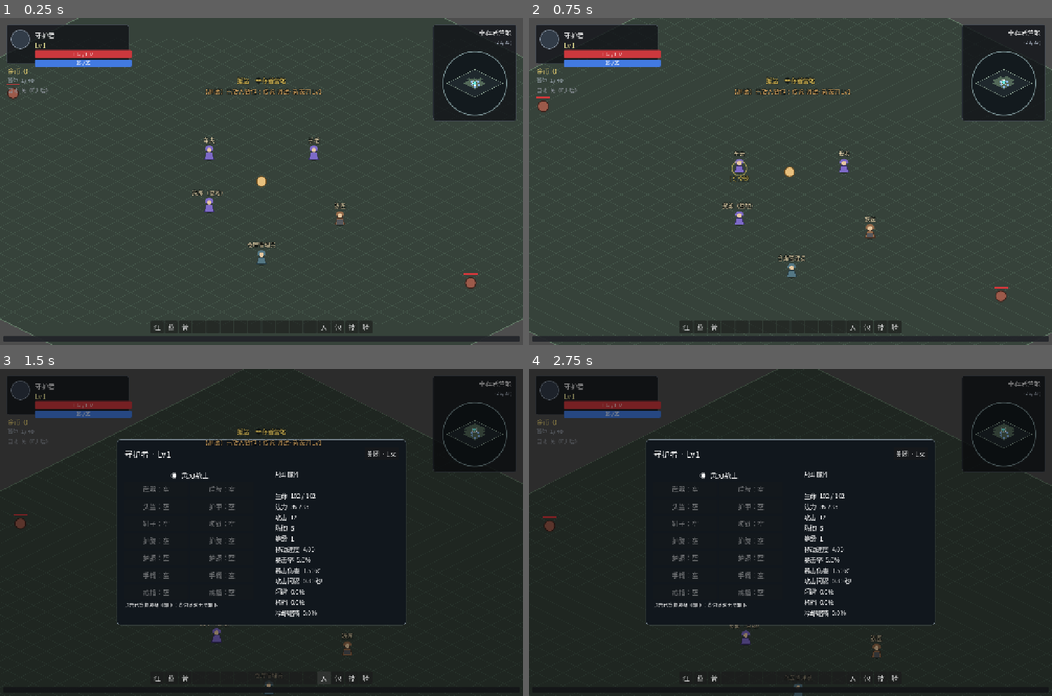
Above: before the commit, frames 1-4 (two rows, left to right).
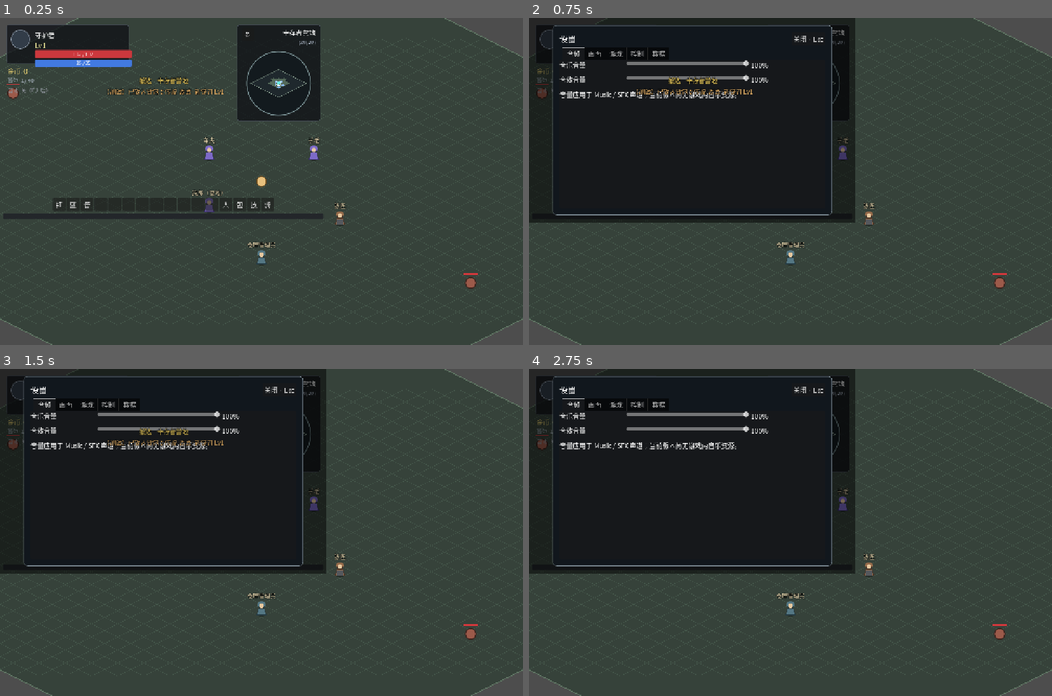
Above: after the commit, the same moments.

Repository: fengcms/DegenerateAge
Game: Godot game, scene res://scenes/Main.tscn
Same seed, same stepped clock (60 frames per second), same inputs: the game is played once before the commit and once after it.
Inputs (mouse positions are in pixels of both pictures, inside the frame that each line leads up to):
- Up to frame 1 (0.25 s): no input
- Up to frame 2 (0.75 s): click (774, 34) at 0.5 s, where only the run after the commit has a clickable "⚙"
- Up to frame 3 (1.5 s): click "人" at 1.25 s
- Up to frame 4 (2.75 s): click "包" at 2 s

The runs differ from the first frame. In frame 1, 12% of the frame differs, in the area x 0-100%, y 2-99%; in frame 2, 43%; in frame 3, 61%, in the area x 0-100%, y 0-100%; in frame 4, 61%.

Commit message:
feat(settings): 完成设置面板与键位音量缩放持久化

Diff:
--- a/autoload/game_state.gd
+++ b/autoload/game_state.gd
@@ -5,7 +5,7 @@
 ## （数值来源：docs/产品文档/04 角色成长系统 4.4 初始值）。
 ## 不持久化运行时节点对象——存档由 SaveManager 负责序列化这里的数据。
 
-const SCHEMA_VERSION := 4
+const SCHEMA_VERSION := 5
 
 ## 背包格数（5.8：40 格）与金币上限（6.2：999,999,999）。
 const INVENTORY_SIZE := 40
@@ -97,6 +97,14 @@
 		"masterVolume": 1.0,
 		"sfxVolume": 1.0,
 		"uiScale": 1.0,
+		"musicVolume": 1.0,
+		"screenShake": true,
+		"strongFlash": true,
+		"textScale": 1.0,
+		"fullscreen": false,
+		"resolution": "auto",
+		"qualityFilter": "all",
+		"keyBindings": {},
 	}
 
 ## 重置为初始状态（新建角色 / 初始化时调用）。
@@ -121,6 +129,7 @@
 	Consumable.reset()              # M2.5：药水冷却为运行态，重开 / 读档清零（不落档）
 	clear_save_pos()
 	settings = default_settings()
+	SettingsRuntime.apply_all()
 
 ## 经验升级所需（4.4 公式：round(100 × L^1.6)）。
 func xp_to_next(level: int) -> int:
--- a/autoload/save_manager.gd
+++ b/autoload/save_manager.gd
@@ -15,7 +15,7 @@
 const LAST_SLOT_FILE := SAVE_DIR + "last_slot.json"
 
 const MAX_SLOTS := 3
-const CURRENT_SCHEMA := 4
+const CURRENT_SCHEMA := 5
 
 ## 自动存间隔（10.3：常规每 120 秒）与事件存去抖（合并短时间内的多次变更，避免频繁写盘）。
 const AUTOSAVE_INTERVAL := 120.0
@@ -199,6 +199,7 @@
 	EventBus.quest_rewarded.connect(func(_q: String) -> void: request_autosave())
 	EventBus.warehouse_changed.connect(func() -> void: request_autosave())
 	EventBus.mount_changed.connect(func() -> void: request_autosave())
+	EventBus.settings_changed.connect(func() -> void: request_autosave())
 
 # ---- 读取与迁移 ----
 
@@ -344,6 +345,7 @@
 		GameState.unlocks = {}
 	if data.get("settings", null) is Dictionary:
 		GameState.settings = _migrate_settings(data["settings"] as Dictionary)
+		SettingsRuntime.apply_all()
 
 	# 坐标：交给 Game._ready 消费（10.3 当前地图与坐标）
 	var pp = data.get("playerPos", null)
@@ -607,8 +609,15 @@
 			return false
 	for key in GameState.default_settings():
 		var value: Variant = data.settings.get(key)
-		if GameState.default_settings()[key] is bool:
+		var default_value: Variant = GameState.default_settings()[key]
+		if default_value is bool:
 			if not value is bool:
+				return false
+		elif default_value is Dictionary:
+			if not value is Dictionary or not SettingsRuntime.valid_bindings(value):
+				return false
+		elif default_value is String:
+			if not value is String or not SettingsRuntime.valid_choice(key, value):
 				return false
 		elif not _number(value) or float(value) < 0:
 			return false
--- a/scenes/Main.tscn
+++ b/scenes/Main.tscn
@@ -16,6 +16,7 @@
 [ext_resource type="PackedScene" path="res://scenes/ui/MountPanel.tscn" id="13_mount"]
 [ext_resource type="PackedScene" path="res://scenes/ui/CharacterPanel.tscn" id="14_character"]
 [ext_resource type="PackedScene" path="res://scenes/ui/SkillPanel.tscn" id="15_skill"]
+[ext_resource type="PackedScene" path="res://scenes/ui/SettingsPanel.tscn" id="16_settings"]
 
 [node name="Main" type="Node2D"]
 script = ExtResource("1_main")
@@ -50,6 +51,8 @@
 
 [node name="SkillPanel" parent="UI" instance=ExtResource("15_skill")]
 
+[node name="SettingsPanel" parent="UI" instance=ExtResource("16_settings")]
+
 [node name="DragLayer" type="Control" parent="UI" groups=["drag_ghost_layer"]]
 anchors_preset = 15
 anchor_right = 1.0
--- a/scenes/ui/Hud.tscn
+++ b/scenes/ui/Hud.tscn
@@ -301,6 +301,15 @@
 minimap = true
 tooltip_text = "点击打开大地图 · M"
 
+[node name="SettingsButton" type="Button" parent="MapPanel"]
+layout_mode = 0
+offset_left = 12.0
+offset_top = 8.0
+offset_right = 42.0
+offset_bottom = 36.0
+text = "⚙"
+tooltip_text = "打开设置"
+
 [node name="QuestTracker" type="PanelContainer" parent="."]
 unique_name_in_owner = true
 layout_mode = 1
@@ -340,7 +349,6 @@
 
 [node name="Hotbar" type="HBoxContainer" parent="."]
 unique_name_in_owner = true
-z_index = 100
 layout_mode = 1
 anchors_preset = 7
 anchor_left = 0.5
--- /dev/null
+++ b/scenes/ui/SettingsPanel.tscn
@@ -0,0 +1,12 @@
+[gd_scene load_steps=2 format=3]
+
+[ext_resource type="Script" path="res://scripts/ui/settings_panel.gd" id="1_settings"]
+
+[node name="SettingsPanel" type="Control"]
+anchors_preset = 15
+anchor_right = 1.0
+anchor_bottom = 1.0
+grow_horizontal = 2
+grow_vertical = 2
+visible = false
+script = ExtResource("1_settings")
--- a/scripts/main.gd
+++ b/scripts/main.gd
@@ -2,6 +2,8 @@
 ## 启动引导：校验数据配置。世界由子场景 Game 承载，HUD 由 UI/Hud 承载（M1 起）。
 
 func _ready() -> void:
+	SettingsRuntime.apply_all.call_deferred()
+	get_viewport().size_changed.connect(_on_viewport_size_changed)
 	print("========================================")
 	print("[Main] 《末法纪元：最后的守护者》启动")
 
@@ -12,3 +14,6 @@
 		push_warning("[Main] 配置校验存在问题（%d 项）:\n%s" % [report.size(), "\n".join(PackedStringArray(report))])
 
 	print("========================================")
+
+func _on_viewport_size_changed() -> void:
+	SettingsRuntime._apply_ui_scale()
--- /dev/null
+++ b/scripts/systems/settings_runtime.gd
@@ -0,0 +1,136 @@
+class_name SettingsRuntime
+extends RefCounted
+## 设置统一应用层。改键只存物理键码，旧档迁移后沿用项目默认绑定。
+
+const ACTIONS := ["move_up", "move_down", "move_left", "move_right", "attack", "target_next",
+	"auto_battle", "auto_pickup", "interact", "pause", "panel_inventory", "panel_character",
+	"panel_map", "panel_skill", "panel_mount", "hotbar_1", "hotbar_2", "hotbar_3",
+	"hotbar_4", "hotbar_5", "hotbar_6", "hotbar_7", "hotbar_8", "hotbar_9",
+	"hotbar_10", "hotbar_11", "hotbar_12"]
+
+static func valid_bindings(value: Dictionary) -> bool:
+	var used := {}
+	for action in value:
+		if not ACTIONS.has(String(action)):
+			return false
+		var code: Variant = value[action]
+		if not (code is int or code is float) or float(code) != floor(float(code)) or int(code) <= 0:
+			return false
+		if used.has(int(code)):
+			return false
+		used[int(code)] = true
+	return true
+
+static func valid_choice(key: String, value: String) -> bool:
+	if key == "qualityFilter":
+		return ["all", "rare", "epic", "legendary"].has(value)
+	if key == "resolution":
+		return ["auto", "1280x800", "1440x900", "1600x900"].has(value)
+	return false
+
+static func default_key(action: String) -> int:
+	var raw: Variant = ProjectSettings.get_setting("input/" + action, {})
+	if raw is Dictionary:
+		for event in raw.get("events", []):
+			if event is InputEventKey:
+				return int((event as InputEventKey).physical_keycode)
+	return 0
+
+static func key_for(action: String) -> int:
+	var bindings: Dictionary = GameState.settings.get("keyBindings", {})
+	return int(bindings.get(action, default_key(action)))
+
+static func action_for_key(code: int, except_action: String = "") -> String:
+	for action in ACTIONS:
+		if action != except_action and key_for(action) == code:
+			return action
+	return ""
+
+static func set_binding(action: String, code: int) -> bool:
+	if not ACTIONS.has(action) or code <= 0:
+		return false
+	var conflict := action_for_key(code, action)
+	var bindings: Dictionary = GameState.settings.get("keyBindings", {}).duplicate()
+	if not conflict.is_empty():
+		bindings[conflict] = key_for(action)
+	bindings[action] = code
+	GameState.settings["keyBindings"] = bindings
+	apply_all()
+	EventBus.settings_changed.emit()
+	return true
+
+static func apply_all() -> void:
+	InputMap.load_from_project_settings()
+	var bindings: Dictionary = GameState.settings.get("keyBindings", {})
+	for action in bindings:
+		if not ACTIONS.has(String(action)):
+			continue
+		InputMap.action_erase_events(String(action))
+		var event := InputEventKey.new()
+		event.physical_keycode = int(bindings[action])
+		InputMap.action_add_event(String(action), event)
+	_apply_audio()
+	_apply_ui_scale()
+	_apply_text_scale()
+	_apply_window()
+
+static func _apply_audio() -> void:
+	AudioServer.set_bus_volume_linear(AudioServer.get_bus_index("Master"), clampf(float(GameState.settings.get("masterVolume", 1.0)), 0.0, 1.0))
+	for name in ["Music", "SFX"]:
+		if AudioServer.get_bus_index(name) < 0:
+			AudioServer.add_bus()
+			AudioServer.set_bus_name(AudioServer.bus_count - 1, name)
+			AudioServer.set_bus_send(AudioServer.bus_count - 1, "Master")
+	AudioServer.set_bus_volume_linear(AudioServer.get_bus_index("Music"), clampf(float(GameState.settings.get("musicVolume", 1.0)), 0.0, 1.0))
+	AudioServer.set_bus_volume_linear(AudioServer.get_bus_index("SFX"), clampf(float(GameState.settings.get("sfxVolume", 1.0)), 0.0, 1.0))
+
+static func _apply_ui_scale() -> void:
+	var main := Engine.get_main_loop() as SceneTree
+	if main == null:
+		return
+	var scene := main.current_scene
+	if scene == null:
+		return
+	var ui := scene.get_node_or_null("UI") as CanvasLayer
+	if ui == null:
+		return
+	var scale_value := clampf(float(GameState.settings.get("uiScale", 1.0)), 0.8, 1.5)
+	# 缩小 UI 的逻辑根尺寸后再绘制放大，右上/下方锚点仍留在屏幕内。
+	var logical_size := Vector2(main.root.size) / scale_value
+	for child in ui.get_children():
+		if child is Control:
+			var control := child as Control
+			control.set_anchors_preset(Control.PRESET_TOP_LEFT)
+			control.position = Vector2.ZERO
+			control.size = logical_size
+	ui.transform = Transform2D(Vector2(scale_value, 0), Vector2(0, scale_value), Vector2.ZERO)
+
+static func _apply_text_scale() -> void:
+	var tree := Engine.get_main_loop() as SceneTree
+	if tree == null or tree.current_scene == null:
+		return
+	var ui := tree.current_scene.get_node_or_null("UI")
+	if ui == null:
+		return
+	_text_scale_node(ui, clampf(float(GameState.settings.get("textScale", 1.0)), 0.8, 1.5))
+
+static func _text_scale_node(node: Node, factor: float) -> void:
+	if node is Label or node is Button or node is LineEdit or node is OptionButton:
+		var control := node as Control
+		if not control.has_meta("base_font_size"):
+			control.set_meta("base_font_size", control.get_theme_font_size("font_size"))
+		control.add_theme_font_size_override("font_size", maxi(9, roundi(int(control.get_meta("base_font_size")) * factor)))
+	for child in node.get_children():
+		_text_scale_node(child, factor)
+
+static func _apply_window() -> void:
+	var tree := Engine.get_main_loop() as SceneTree
+	if tree == null or OS.has_feature("headless"):
+		return
+	var window := tree.root
+	window.mode = Window.MODE_FULLSCREEN if bool(GameState.settings.get("fullscreen", false)) else Window.MODE_WINDOWED
+	if window.mode == Window.MODE_WINDOWED:
+		match String(GameState.settings.get("resolution", "auto")):
+			"1280x800": window.size = Vector2i(1280, 800)
+			"1440x900": window.size = Vector2i(1440, 900)
+			"1600x900": window.size = Vector2i(1600, 900)
--- a/scripts/ui/hud.gd
+++ b/scripts/ui/hud.gd
@@ -55,6 +55,7 @@
 	EventBus.quest_rewarded.connect(_on_quest_changed)
 	EventBus.quest_progressed.connect(_on_quest_progressed)
 	_build_hotbar()
+	$MapPanel/SettingsButton.pressed.connect(func() -> void: get_node("../SettingsPanel").set_open(true))
 	_refresh_all()
 	_auto_battle = GameState.auto_battle_on
 	_auto_pickup = GameState.auto_pickup_on
@@ -284,6 +285,9 @@
 		_hotbar_buttons[i].text = name.substr(0, 1) if id != "" else ""
 		_hotbar_buttons[i].tooltip_text = "%s · 快捷格 %d" % [name, i + 1]
 
+func set_hotbar_drop_mode(active: bool) -> void:
+	_hotbar.z_index = 100 if active else 0
+
 func _on_skill_dropped(index: int, skill_id: String) -> void:
 	if index < 0 or index >= 12 or skill_id != "basic_slash":
 		return
--- a/scripts/ui/inventory_panel_tooltip.gd
+++ b/scripts/ui/inventory_panel_tooltip.gd
@@ -3,11 +3,5 @@
 
 static func describe(item: Dictionary) -> String:
 	var lines: Array[String] = [ItemUtil.display_name(item)]
-	if item.has("baseAttrs"):
-		for key in item.baseAttrs:
-			lines.append("%s +%s" % [str(key), str(item.baseAttrs[key])])
-	if item.has("affixes"):
-		for affix in item.affixes:
-			if affix is Dictionary:
-				lines.append("%s +%s" % [str(affix.get("key", "词条")), str(affix.get("value", 0))])
-	return "\n".join(lines)
+	lines.append_array(ItemUtil.attr_lines(item))
+	return "\n".join(PackedStringArray(lines))
--- /dev/null
+++ b/scripts/ui/settings_panel.gd
@@ -0,0 +1,281 @@
+extends Control
+## M4-6 设置：即时预览，写入当前存档；冲突键位经确认后交换。
+
+const ACTION_NAMES := {
+	"move_up": "向上移动", "move_down": "向下移动", "move_left": "向左移动", "move_right": "向右移动",
+	"attack": "普通攻击", "target_next": "切换目标", "auto_battle": "自动战斗", "auto_pickup": "自动拾取",
+	"interact": "交互", "pause": "关闭 / 存档", "panel_inventory": "背包", "panel_character": "人物",
+	"panel_map": "地图", "panel_skill": "技能", "panel_mount": "坐骑",
+}
+
+var _key_list: VBoxContainer
+var _capture_action := ""
+var _capture_label: Label
+var _conflict: ConfirmationDialog
+var _pending_action := ""
+var _pending_code := 0
+
+func _ready() -> void:
+	set_anchors_preset(Control.PRESET_FULL_RECT)
+	mouse_filter = Control.MOUSE_FILTER_STOP
+	_build()
+	visible = false
+	EventBus.panel_opened.connect(_on_panel_opened)
+
+func _unhandled_input(event: InputEvent) -> void:
+	if visible and event.is_action_pressed("pause"):
+		set_open(false)
+		get_viewport().set_input_as_handled()
+
+func _input(event: InputEvent) -> void:
+	if _capture_action.is_empty() or not event is InputEventKey or not event.pressed or event.echo:
+		return
+	get_viewport().set_input_as_handled()
+	var key := event as InputEventKey
+	if key.physical_keycode == KEY_ESCAPE:
+		_capture_action = ""
+		_capture_label.text = "已取消改键"
+		return
+	if key.physical_keycode <= 0 or key.ctrl_pressed or key.alt_pressed or key.meta_pressed or key.shift_pressed:
+		_capture_label.text = "请按单个普通按键；Esc 取消"
+		return
+	var action := _capture_action
+	_capture_action = ""
+	var conflict := SettingsRuntime.action_for_key(key.physical_keycode, action)
+	if not conflict.is_empty():
+		_pending_action = action
+		_pending_code = key.physical_keycode
+		_conflict.dialog_text = "%s 已用于「%s」。是否交换两个功能的按键？" % [OS.get_keycode_string(key.physical_keycode), _action_name(conflict)]
+		_conflict.popup_centered()
+		_capture_label.text = "等待确认键位交换"
+	else:
+		SettingsRuntime.set_binding(action, key.physical_keycode)
+		_capture_label.text = "已设置「%s」" % _action_name(action)
+		_refresh_keys()
+
+func set_open(open: bool) -> void:
+	visible = open
+	GameState.set_panel_open("settings", open)
+	if open:
+		_refresh_keys()
+		EventBus.panel_opened.emit("settings")
+	else:
+		_capture_action = ""
+
+func _on_panel_opened(panel_id: String) -> void:
+	if panel_id != "settings" and visible:
+		set_open(false)
+
+func _build() -> void:
+	var dim := ColorRect.new()
+	dim.set_anchors_preset(Control.PRESET_FULL_RECT)
+	dim.color = Color(0, 0, 0, 0.5)
+	dim.mouse_filter = Control.MOUSE_FILTER_STOP
+	add_child(dim)
+	var center := CenterContainer.new()
+	center.set_anchors_preset(Control.PRESET_FULL_RECT)
+	center.mouse_filter = Control.MOUSE_FILTER_IGNORE
+	add_child(center)
+	var panel := PanelContainer.new()
+	var style := StyleBoxFlat.new()
+	style.bg_color = Color("11171d")
+	style.border_color = Color("74818a")
+	style.set_border_width_all(1)
+	style.set_corner_radius_all(8)
+	panel.add_theme_stylebox_override("panel", style)
+	center.add_child(panel)
+	var margin := MarginContainer.new()
+	for side in ["left", "right", "top", "bottom"]:
+		margin.add_theme_constant_override("margin_" + side, 16)
+	panel.add_child(margin)
+	var root := VBoxContainer.new()
+	root.custom_minimum_size = Vector2(650, 430)
+	margin.add_child(root)
+	var head := HBoxContainer.new()
+	root.add_child(head)
+	var title := Label.new()
+	title.text = "设置"
+	title.add_theme_font_size_override("font_size", 20)
+	title.size_flags_horizontal = Control.SIZE_EXPAND_FILL
+	head.add_child(title)
+	var close := Button.new()
+	close.text = "关闭 · Esc"
+	close.pressed.connect(func() -> void: set_open(false))
+	head.add_child(close)
+	var tabs := TabContainer.new()
+	tabs.size_flags_vertical = Control.SIZE_EXPAND_FILL
+	root.add_child(tabs)
+	_build_audio(tabs)
+	_build_visual(tabs)
+	_build_game(tabs)
+	_build_controls(tabs)
+	_build_data(tabs)
+	_conflict = ConfirmationDialog.new()
+	_conflict.title = "按键冲突"
+	_conflict.confirmed.connect(_confirm_swap)
+	add_child(_conflict)
+
+func _tab(tabs: TabContainer, title: String) -> VBoxContainer:
+	var box := VBoxContainer.new()
+	box.name = title
+	box.add_theme_constant_override("separation", 12)
+	tabs.add_child(box)
+	return box
+
+func _slider(box: VBoxContainer, label: String, field: String, minimum: float, maximum: float, step: float) -> void:
+	var row := HBoxContainer.new()
+	box.add_child(row)
+	var caption := Label.new()
+	caption.text = label
+	caption.custom_minimum_size.x = 160
+	row.add_child(caption)
+	var slider := HSlider.new()
+	slider.custom_minimum_size.x = 300
+	slider.min_value = minimum
+	slider.max_value = maximum
+	slider.step = step
+	slider.value = float(GameState.settings.get(field, minimum))
+	row.add_child(slider)
+	var value := Label.new()
+	value.text = "%.0f%%" % (slider.value * 100.0) if maximum <= 1.0 else str(slider.value)
+	row.add_child(value)
+	slider.value_changed.connect(func(v: float) -> void:
+		GameState.settings[field] = v
+		value.text = "%.0f%%" % (v * 100.0) if maximum <= 1.0 else str(v)
+		_changed())
+
+func _checkbox(box: VBoxContainer, label: String, field: String) -> void:
+	var check := CheckBox.new()
+	check.text = label
+	check.button_pressed = bool(GameState.settings.get(field, false))
+	check.toggled.connect(func(v: bool) -> void:
+		GameState.settings[field] = v
+		_changed())
+	box.add_child(check)
+
+func _build_audio(tabs: TabContainer) -> void:
+	var box := _tab(tabs, "音频")
+	_slider(box, "音乐音量", "musicVolume", 0.0, 1.0, 0.05)
+	_slider(box, "音效音量", "sfxVolume", 0.0, 1.0, 0.05)
+	var hint := Label.new()
+	hint.text = "音量应用于 Music / SFX 声道；当前版本尚无游戏内音乐资源。"
+	box.add_child(hint)
+
+func _build_visual(tabs: TabContainer) -> void:
+	var box := _tab(tabs, "画面")
+	var row := HBoxContainer.new()
+	box.add_child(row)
+	var label := Label.new()
+	label.text = "UI 缩放"
+	label.custom_minimum_size.x = 160
+	row.add_child(label)
+	var scale := OptionButton.new()
+	for pct in [80, 100, 120, 150]:
+		scale.add_item("%d%%" % pct, pct)
+		if is_equal_approx(float(GameState.settings.get("uiScale", 1.0)), float(pct) / 100.0):
+			scale.select(scale.item_count - 1)
+	scale.item_selected.connect(func(index: int) -> void:
+		GameState.settings["uiScale"] = float(scale.get_item_id(index)) / 100.0
+		_changed())
+	row.add_child(scale)
+	_slider(box, "文字缩放", "textScale", 0.8, 1.5, 0.1)
+	_checkbox(box, "全屏显示", "fullscreen")
+	var resolution := OptionButton.new()
+	for entry in [{"id": "auto", "label": "自由窗口大小"}, {"id": "1280x800", "label": "1280×800"},
+		{"id": "1440x900", "label": "1440×900"}, {"id": "1600x900", "label": "1600×900"}]:
+		resolution.add_item(String(entry.label))
+		resolution.set_item_metadata(resolution.item_count - 1, String(entry.id))
+		if String(GameState.settings.get("resolution", "auto")) == String(entry.id):
+			resolution.select(resolution.item_count - 1)
+	resolution.item_selected.connect(func(index: int) -> void:
+		GameState.settings["resolution"] = resolution.get_item_metadata(index)
+		_changed())
+	box.add_child(resolution)
+	_checkbox(box, "屏幕震动", "screenShake")
+	_checkbox(box, "强光闪烁", "strongFlash")
+	var hint := Label.new()
+	hint.text = "震动和闪烁开关已保存；对应战斗特效会在视觉阶段接入。"
+	box.add_child(hint)
+
+func _build_game(tabs: TabContainer) -> void:
+	var box := _tab(tabs, "游戏")
+	_slider(box, "自动喝药阈值", "potionThreshold", 0.1, 0.9, 0.05)
+	_slider(box, "自动搜怪半径", "searchRadius", 2.0, 25.0, 1.0)
+	_checkbox(box, "自动战斗允许 Boss", "allowBoss")
+	_checkbox(box, "拾取飞行动画", "dropFlyAnim")
+	var filter := OptionButton.new()
+	for entry in [{"id": "all", "label": "拾取全部品质"}, {"id": "rare", "label": "稀有及以上"},
+		{"id": "epic", "label": "史诗及以上"}, {"id": "legendary", "label": "仅传说"}]:
+		filter.add_item(String(entry.label))
+		filter.set_item_metadata(filter.item_count - 1, String(entry.id))
+		if String(GameState.settings.get("qualityFilter", "all")) == String(entry.id):
+			filter.select(filter.item_count - 1)
+	filter.item_selected.connect(func(index: int) -> void:
+		GameState.settings["qualityFilter"] = filter.get_item_metadata(index)
+		_changed())
+	box.add_child(filter)
+	var hint := Label.new()
+	hint.text = "品质筛选仅作后续自动拾取预设，当前掉落仍生成即入包。"
+	box.add_child(hint)
+
+func _build_controls(tabs: TabContainer) -> void:
+	var root := _tab(tabs, "控制")
+	_capture_label = Label.new()
+	_capture_label.text = "点击右侧按键，再按新键；冲突时可交换。Esc 取消。"
+	root.add_child(_capture_label)
+	var scroll := ScrollContainer.new()
+	scroll.size_flags_vertical = Control.SIZE_EXPAND_FILL
+	root.add_child(scroll)
+	_key_list = VBoxContainer.new()
+	scroll.add_child(_key_list)
+	_refresh_keys()
+
+func _build_data(tabs: TabContainer) -> void:
+	var box := _tab(tabs, "数据")
+	var button := Button.new()
+	button.text = "打开存档管理"
+	button.pressed.connect(func() -> void:
+		set_open(false)
+		get_node("../SavePanel").set_open(true))
+	box.add_child(button)
+	var note := Label.new()
+	note.text = "设置保存在当前活动存档槽；新游戏请先手动建立存档。"
+	box.add_child(note)
+
+func _refresh_keys() -> void:
+	if _key_list == null:
+		return
+	for child in _key_list.get_children():
+		child.queue_free()
+	for action in SettingsRuntime.ACTIONS:
+		var row := HBoxContainer.new()
+		_key_list.add_child(row)
+		var name := Label.new()
+		name.text = _action_name(action)
+		name.custom_minimum_size.x = 300
+		row.add_child(name)
+		var key := Button.new()
+		key.custom_minimum_size.x = 140
+		key.text = OS.get_keycode_string(SettingsRuntime.key_for(action))
+		key.pressed.connect(_start_capture.bind(action))
+		row.add_child(key)
+
+func _action_name(action: String) -> String:
+	if action.begins_with("hotbar_"):
+		return "快捷格 %s" % action.trim_prefix("hotbar_")
+	return String(ACTION_NAMES.get(action, action))
+
+func _start_capture(action: String) -> void:
+	_capture_action = action
+	_capture_label.text = "正在设置「%s」：请按新键，Esc 取消" % _action_name(action)
+
+func _confirm_swap() -> void:
+	SettingsRuntime.set_binding(_pending_action, _pending_code)
+	_capture_label.text = "已交换冲突按键"
+	_pending_action = ""
+	_pending_code = 0
+	_refresh_keys()
+
+func _changed() -> void:
+	SettingsRuntime.apply_all()
+	EventBus.settings_changed.emit()
--- a/scripts/ui/skill_panel.gd
+++ b/scripts/ui/skill_panel.gd
@@ -20,6 +20,9 @@
 func set_open(open: bool) -> void:
 	visible = open
 	GameState.set_panel_open("skill", open)
+	var hud := get_node_or_null("../Hud")
+	if hud != null:
+		hud.set_hotbar_drop_mode(open)
 	if open:
 		_refresh()
 		EventBus.panel_opened.emit("skill")
--- /dev/null
+++ b/tests/SettingsTest.tscn
@@ -0,0 +1,6 @@
+[gd_scene load_steps=2 format=3]
+
+[ext_resource type="Script" path="res://tests/settings_test.gd" id="1"]
+
+[node name="SettingsTest" type="Node"]
+script = ExtResource("1")
--- /dev/null
+++ b/tests/settings_test.gd
@@ -0,0 +1,51 @@
+extends Node
+## M4-6：旧档迁移、改键冲突交换与运行时 InputMap 回归。不写玩家存档。
+
+func _ready() -> void:
+	GameState.reset_to_defaults()
+	var inventory_key := SettingsRuntime.default_key("panel_inventory")
+	var character_key := SettingsRuntime.default_key("panel_character")
+	_check(inventory_key > 0 and character_key > 0, "项目默认快捷键可读")
+	_check(SettingsRuntime.set_binding("panel_inventory", character_key), "改键操作成功")
+	_check(SettingsRuntime.key_for("panel_inventory") == character_key, "目标键位即时生效")
+	_check(SettingsRuntime.key_for("panel_character") == inventory_key, "冲突键位交换")
+	_check(_map_key("panel_inventory") == character_key, "InputMap 已应用新键位")
+	var data := SaveManager._collect()
+	_check(SaveManager._is_valid_save(data), "新设置可以存档")
+	data["schemaVersion"] = 4
+	for key in ["musicVolume", "screenShake", "strongFlash", "textScale", "fullscreen", "resolution", "qualityFilter", "keyBindings"]:
+		data.settings.erase(key)
+	_check(SaveManager._is_valid_save(data), "v4 旧档仍可读取")
+	var migrated := SaveManager._migrate(data)
+	_check(migrated.schemaVersion == 5 and migrated.settings.has("keyBindings"), "v4 设置补齐并迁移 v5")
+	var bad := migrated.duplicate(true)
+	bad.settings.keyBindings = {"panel_inventory": -1}
+	_check(not SaveManager._is_valid_save(bad), "非法键位被拒绝")
+	GameState.settings = migrated.settings
+	SettingsRuntime.apply_all()
+	_check(_map_key("panel_inventory") == inventory_key, "读取旧档恢复默认键位")
+	var ui := CanvasLayer.new()
+	ui.name = "UI"
+	add_child(ui)
+	var screen := Control.new()
+	screen.set_anchors_preset(Control.PRESET_FULL_RECT)
+	ui.add_child(screen)
+	GameState.settings["uiScale"] = 1.5
+	GameState.settings["musicVolume"] = 0.4
+	SettingsRuntime.apply_all()
+	_check(is_equal_approx(ui.transform.x.x, 1.5), "UI 缩放即时生效")
+	_check(screen.size.is_equal_approx(Vector2(get_viewport().size) / 1.5), "UI 根尺寸随缩放调整")
+	_check(is_equal_approx(AudioServer.get_bus_volume_linear(AudioServer.get_bus_index("Music")), 0.4), "音乐音量即时生效")
+	print("[SettingsTest] 全部通过 ✅")
+	get_tree().quit()
+
+func _map_key(action: String) -> int:
+	for event in InputMap.action_get_events(action):
+		if event is InputEventKey:
+			return int((event as InputEventKey).physical_keycode)
+	return 0
+
+func _check(ok: bool, message: String) -> void:
+	if not ok:
+		push_error("[SettingsTest] 失败：" + message)
+		get_tree().quit(1)
--- a/tests/smoke_test.gd
+++ b/tests/smoke_test.gd
@@ -2344,7 +2344,7 @@
 	legacy.gold = 17
 	var old := SaveManager._migrate(legacy)
 	SaveManager.apply_to_game_state(old)
-	_expect(int(old.schemaVersion) == 4 and GameState.explored_maps.is_empty() and GameState.gold == 17, "v1迁移探索状态泄漏或覆盖已有字段")
+	_expect(int(old.schemaVersion) == SaveManager.CURRENT_SCHEMA and GameState.explored_maps.is_empty() and GameState.gold == 17, "v1迁移探索状态泄漏或覆盖已有字段")
 	var v2 := SaveManager._collect()
 	v2.schemaVersion = 2
 	v2.erase("warehouse")
Not shown: 1 places in scenes/Main.tscn that only renumber resources
Not shown, added: scripts/systems/settings_runtime.gd.uid
Not shown, added: scripts/ui/character_panel.gd.uid
Not shown, added: scripts/ui/hotbar_slot.gd.uid
Not shown, added: scripts/ui/inventory_panel_tooltip.gd.uid
Not shown, added: scripts/ui/settings_panel.gd.uid
Not shown, added: scripts/ui/skill_drag_button.gd.uid
Not shown, added: scripts/ui/skill_panel.gd.uid
Not shown, added: tests/settings_test.gd.uid
Not shown, changed: docs/产品文档/09-UI与交互规范.md
Not shown, changed: docs/工程文档/02-阶段开发计划与验收标准.md
